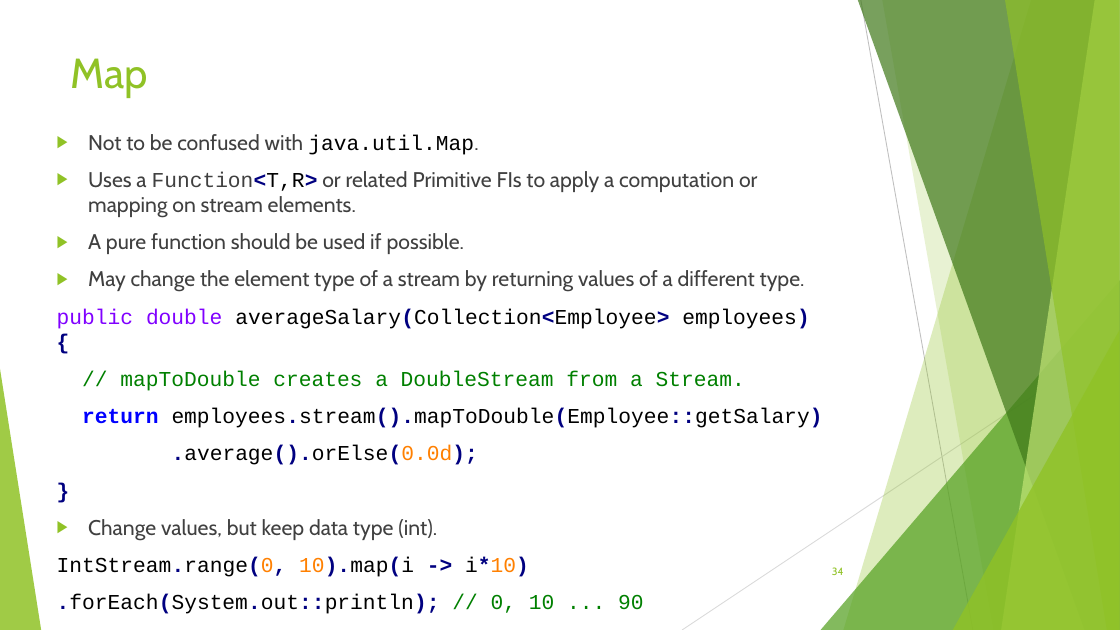
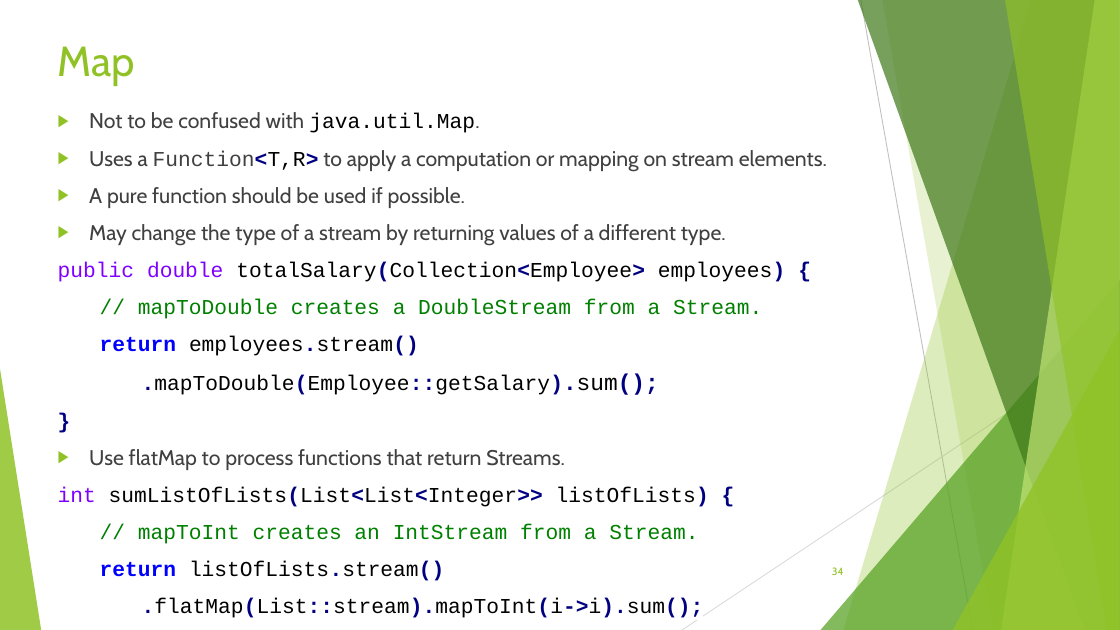
Before and after one commit to RichardRoda/2017-CodePaLOUsa-Lambda, a slide deck: slide 34 of Learning to Love the Lambda in the Stream.pptx. Drawn at 1120x630 pixels with LibreOffice and Linux fonts; fonts in the diff are those of the drawing. Boxes give left, top, right and bottom in pixels: in the first picture for what was removed or moved away, otherwise in the second. Text is boxed around its words. In the diff, an @@ line names an element or a change of style, - is before the commit and + after.

Commit message:
Add distinct and flatMap intermediate operations to the slides.

```diff
--- a/Learning to Love the Lambda in the Stream.pptx
+++ b/Learning to Love the Lambda in the Stream.pptx
@@ title "Map": place and size @@
-title "Map" at box(71, 58, 148, 98)
+title "Map" at box(58, 46, 135, 86)
@@ text "Not to be confused with ...": place and size @@
-text "Not to be confused with ..." at box(57, 134, 823, 577)
+text "Not to be confused with ..." at box(58, 112, 827, 581)
@@ text at box(89, 150, 827, 172): text changed @@
-▶ Uses a Function<T,R> or related Primitive FIs to apply a computation or mapping on stream elements.
+▶ Uses a Function<T,R> to apply a computation or mapping on stream elements.
@@ text at box(58, 224, 786, 282): text changed @@
-▶ May change the element type of a stream by returning values of a different type.
-public double averageSalary(Collection<Employee> employees) {
+▶ May change the type of a stream by returning values of a different type.
+public double totalSalary(Collection<Employee> employees) {
@@ text at box(100, 336, 659, 395): text changed @@
-return employees.stream().mapToDouble(Employee::getSalary)
-.average().orElse(0.0d);
+return employees.stream()
+.mapToDouble(Employee::getSalary).sum();
@@ text at box(58, 449, 709, 581): text changed @@
-▶ Change values, but keep data type (int).
-IntStream.range(0, 10).map(i -> i*10)
-.forEach(System.out::println); // 0, 10 ... 90
+▶ Use flatMap to process functions that return Streams.
+int sumListOfLists(List<List<Integer>> listOfLists) {
+// mapToInt creates an IntStream from a Stream.
+return listOfLists.stream()
+.flatMap(List::stream).mapToInt(i->i).sum();
+}
```
Also in this commit, not shown: 1 slide added, 1 other file.
